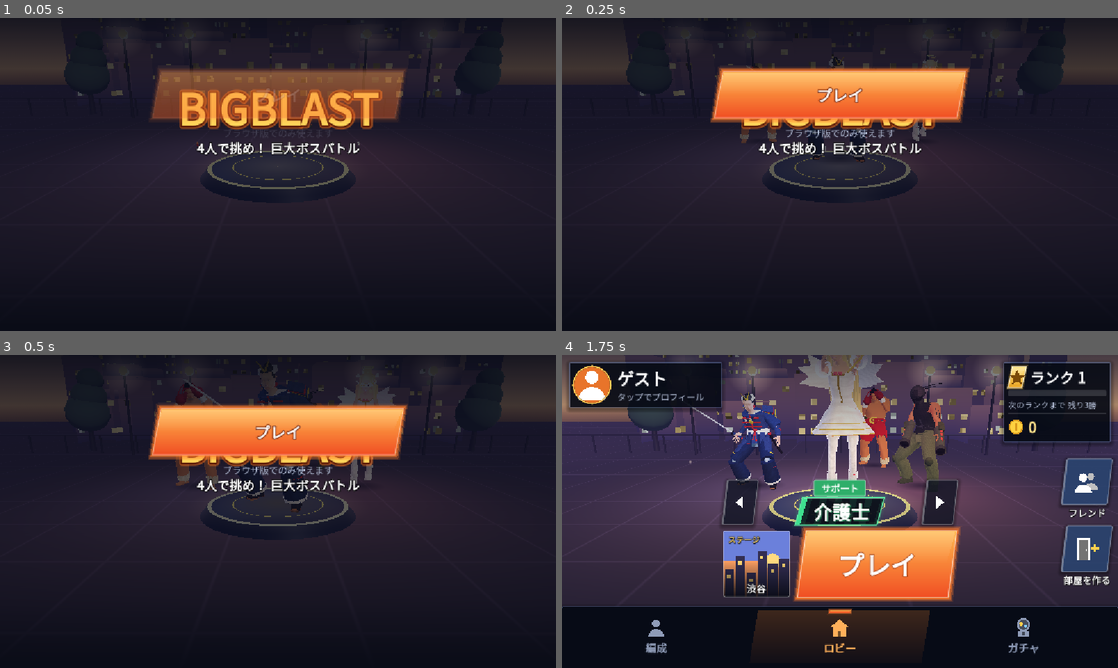
Above: before the commit, frames 1-4 (two rows, left to right).
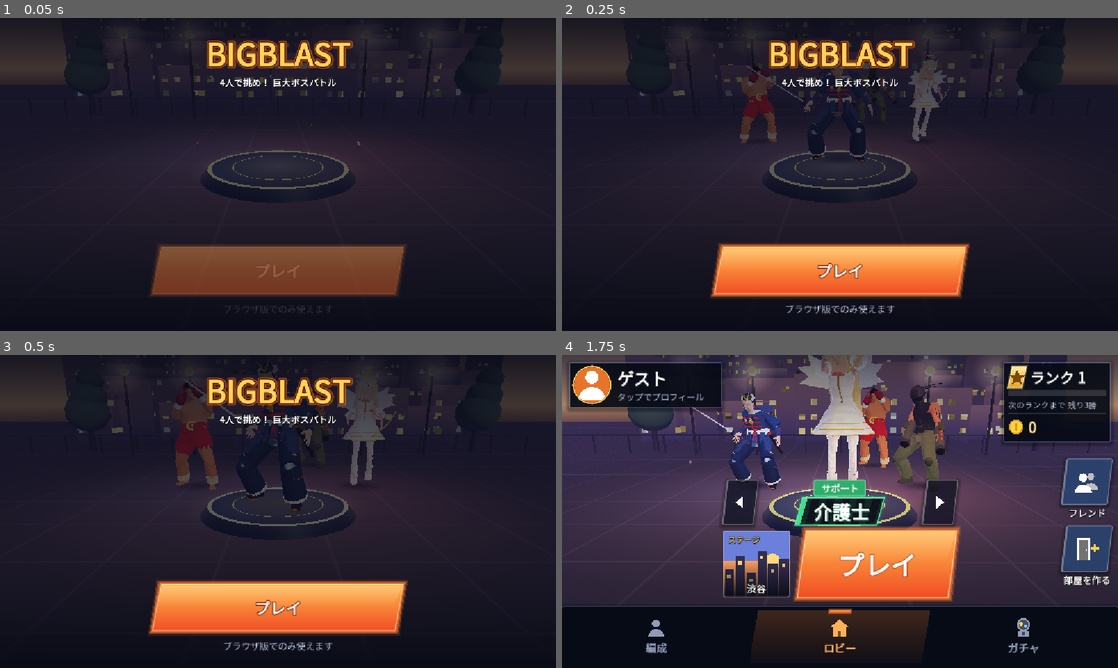
Above: after the commit, the same moments.

Repository: koyoy1016-gif/bigbusters-godot
Game: Godot game, scene res://scenes/game_flow.tscn
Two runs of this game, one before a commit and one after it. Both use one fixed random seed, a clock stepped at 60 frames per second and the inputs below. This scene is started directly instead of the project's main scene.
Inputs (mouse positions are in pixels of both pictures, inside the frame that each line leads up to):
- Up to frame 1 (0.05 s): no input
- Up to frame 2 (0.25 s): no input
- Up to frame 3 (0.5 s): no input
- Up to frame 4 (1.75 s): click "プレイ" at 0.5 s; tap Enter at 1.25 s; move the mouse to (962, 495) at 1.27 s; hold Right from 1.28 s (still down); tap 1 at 1.35 s; click (962, 495) at 1.42 s

The runs differ from the first frame. In frame 1, 18% of the frame differs, in the area x 27-73%, y 7-95%; in frame 2, 20%, in the area x 26-74%, y 7-95%; in frame 3, 20%; in frame 4, nothing differs.

Commit message:
版117：全体の見直し（スティック・結果のタイムとダメージ・横画面のレイアウト）
- スティック：暗い円・輪・4方向の矢じり。動かす向きを役職の色で光らせる
- 結果の画面に TIME と DAMAGE（3けたごとに「,」）
- 横画面：はじめの画面の名前とボタンが重ならないように置き直す。結果・ハイライトなどは画面に入るように小さくする
- テスト：test_v117 を追加。全テスト Godot 93本・Node 67件 合格

Co-Authored-By: Claude Opus 5.5 <noreply@anthropic.com>
Claude-Session: https://claude.ai/code/session_019ynVLQH4f2NxE4DzSCAa6W

Diff:
--- a/data/game_flow.json
+++ b/data/game_flow.json
@@ -439,7 +439,9 @@
     "ready_note": "STARTを押すと、新しい試合が始まります",
     "ready_start": "START",
     "ready_wait": "仲間のSTARTを待っています",
-    "highlight_back": "結果へ戻る"
+    "highlight_back": "結果へ戻る",
+    "result_time": "TIME",
+    "result_damage": "DAMAGE"
   },
   "_room_name_note": "版115：作る人向けのメモ（遊ぶ人には出さない）：部屋の名前・公開／非公開・部屋の一覧は、まだない（サーバーのルールの変更が必要）",
   "v115": {
--- a/data/prototype_stick.json
+++ b/data/prototype_stick.json
@@ -187,7 +187,7 @@
   ],
   "charge_color": "#ff9a20",
   "build_label": "版",
-  "build_id": "116",
+  "build_id": "117",
   "camera_follow": 0.5,
   "camera_follow_per_sec": 6.0,
   "camera_boss_frame": {
@@ -697,5 +697,14 @@
   "toast_revived": "%s 復活！",
   "toast_sec": 1.8,
   "toast_px": 24,
-  "toast_color": "#9fe8ff"
+  "toast_color": "#9fe8ff",
+  "stick_style": {
+    "_note": "版117：スティックの見た目（暗い円・うすい輪・4方向の矢じり・動かしている向きは自分の役職の色で光る）",
+    "base": "#0a0f1c66",
+    "ring": "#c8d4f080",
+    "inner_ring": "#c8d4f026",
+    "chevron": "#c8d4f066",
+    "knob": "#e8eefc",
+    "knob_idle": "#c8d4f0b0"
+  }
 }
--- a/scripts/flow/game_flow.gd
+++ b/scripts/flow/game_flow.gd
@@ -63,6 +63,7 @@
 var highlight_best: Label
 var highlight_role: Control  ## 版113：ベストアタッカーの役職のラベル
 var best_role := {}  ## 版113：ベストアタッカーの役職名と色（戦いを片づける前に控える）{name, color}
+var last_stats := {}  ## 版117：結果に出す、この試合のタイム（秒）と自分の与えたダメージ {sec, damage}
 var highlight_replay: Control
 var highlight_info: Dictionary = {}
 var reward_label: Label
@@ -292,6 +293,7 @@
 	root.add_child(box)
 	layer.add_child(root)
 	panels[panel_name] = root
+	UiKit.fit_center(box, root)  # 版117：横画面でも、はみ出さない
 	return box
 
 
@@ -617,7 +619,7 @@
 			var first := _rewarded_serial != _match_serial
 			if first:
 				_give_reward()
-			result_ui.show_result(last_won, last_reward, selected_character, not highlight_info.is_empty())
+			result_ui.show_result(last_won, last_reward, selected_character, not highlight_info.is_empty(), last_stats)
 			if first and last_reward > 0 and menu_sfx != null:
 				menu_sfx.play("coin")
 		Logic.READY:
@@ -1420,6 +1422,9 @@
 	if battle == null or not is_instance_valid(battle):
 		return
 	highlight_info = battle.highlight_data()
+	if float(battle.round_start_ms) > 0.0:
+		var end_ms := float(battle.round_end_ms) if float(battle.round_end_ms) > 0.0 else float(battle.server_now_ms())
+		last_stats = {"sec": maxf(0.0, end_ms - float(battle.round_start_ms)) / 1000.0, "damage": float(battle.my_hits)}
 	var entries: Array = battle.ranking_entries()
 	if not entries.is_empty():
 		best_text = str(config["highlight_best"]) + "：" + battle.role_name_of(str(entries[0]["slot"])) + " " + str(int(entries[0]["hits"]))
--- a/scripts/flow/result_ui.gd
+++ b/scripts/flow/result_ui.gd
@@ -15,6 +15,7 @@
 var bold: Font
 var result_title: Label
 var coins_label: Label
+var stats_label: Label  ## 版117：タイムと与えたダメージ
 var used_label: Control
 var highlight_button: Button
 var rematch_button: Button
@@ -71,6 +72,7 @@
 	root.add_child(box)
 	f.layer.add_child(root)
 	f.panels[key] = root
+	UiKit.fit_center(box, root)  # 版117：横画面でも、はみ出さない
 	return box
 
 
@@ -98,6 +100,10 @@
 	coins_label.name = "Coins"
 	UiKit.outline(coins_label, 8)
 	r.add_child(coins_label)
+	stats_label = _label("", 26, Color("#dfe6f5"))
+	stats_label.name = "Stats"
+	UiKit.outline(stats_label, 6)
+	r.add_child(stats_label)
 	var used_box := VBoxContainer.new()
 	used_box.add_theme_constant_override("separation", 6)
 	used_box.add_child(_label(str(_v("result_used", "使ったキャラ")), 22, Color("#b9c4dc")))
@@ -138,12 +144,17 @@
 
 
 ## 結果を出す。won：勝ったか。coins：もらったコイン。cid：使ったキャラ。has_highlight：ハイライトの記録があるか
-func show_result(won: bool, coins: int, cid: String, has_highlight: bool) -> void:
+func show_result(won: bool, coins: int, cid: String, has_highlight: bool, stats: Dictionary = {}) -> void:
 	var col := Color(str(_v("result_win_color" if won else "result_lose_color", "#ffd24a")))
 	result_title.text = str(_v("result_win" if won else "result_lose", "VICTORY" if won else "DEFEAT"))
 	result_title.add_theme_color_override("font_color", col)
 	result_title.add_theme_color_override("font_shadow_color", Color(col.r, col.g, col.b, 0.5))
 	coins_label.text = "+%d %s" % [coins, str(_v("result_coins", "COINS"))]
+	# 版117：タイム 1:23　ダメージ 1,234（記録がなければ出さない）
+	stats_label.visible = not stats.is_empty()
+	if not stats.is_empty():
+		var sec := int(float(stats.get("sec", 0.0)))
+		stats_label.text = "%s %d:%02d　　%s %s" % [str(_v("result_time", "TIME")), sec / 60, sec % 60, str(_v("result_damage", "DAMAGE")), _comma(int(float(stats.get("damage", 0.0))))]
 	var def := CharacterData.find(f.characters_cfg, cid)
 	used_label.text = str(def.get("name", ""))
 	used_label.color = Color(str(def.get("role_color", "#ffffff")))
@@ -188,3 +199,13 @@
 		_start_tween.kill()
 	_start_tween = null
 	start_button.modulate = Color.WHITE
+
+
+## 版117：3けたごとに「,」（1234 → 1,234）
+static func _comma(n: int) -> String:
+	var s := str(absi(n))
+	var out := ""
+	while s.length() > 3:
+		out = "," + s.right(3) + out
+		s = s.left(s.length() - 3)
+	return ("-" if n < 0 else "") + s + out
--- a/scripts/flow/start_ui.gd
+++ b/scripts/flow/start_ui.gd
@@ -78,6 +78,30 @@
 		holder.scale = Vector2(0.96, 0.96))
 	b.button_up.connect(func(): holder.scale = Vector2.ONE)
 	return [holder, b]
+
+
+## 版117：名前（上）とボタン（下）を置く。たて：名前は上から10%・ボタンは下から60。横：名前は小さく上に・ボタンは下に。重なる時は名前を小さく
+func layout() -> void:
+	if root == null or buttons_col == null:
+		return
+	var sz := root.size
+	if sz.x <= 1.0 or sz.y <= 1.0:
+		return
+	var land := sz.x > sz.y
+	var logo := root.get_node_or_null("Logo") as Control
+	var cs := buttons_col.get_combined_minimum_size()
+	buttons_col.size = cs
+	buttons_col.position = Vector2((sz.x - cs.x) * 0.5, sz.y - cs.y - (32.0 if land else 60.0))
+	if logo == null:
+		return
+	var ls := logo.get_combined_minimum_size()
+	logo.size = ls
+	var top_y := sz.y * (0.04 if land else 0.1)
+	var room := buttons_col.position.y - 16.0 - top_y
+	var k := clampf(room / maxf(ls.y, 1.0), 0.45, 0.72 if land else 1.0)
+	logo.pivot_offset = Vector2(ls.x * 0.5, 0.0)
+	logo.scale = Vector2(k, k)
+	logo.position = Vector2((sz.x - ls.x) * 0.5, top_y)
 
 
 func build() -> void:
@@ -135,6 +159,11 @@
 	col.set_anchors_and_offsets_preset(Control.PRESET_CENTER_BOTTOM, Control.PRESET_MODE_MINSIZE)
 	col.grow_vertical = Control.GROW_DIRECTION_BEGIN
 	col.position.y -= 60
+	# 版117：画面の大きさ・向きが変わった時と、ボタンの数が変わった時に、置き直す（横画面で、名前とボタンが重なっていた）
+	root.resized.connect(layout)
+	col.minimum_size_changed.connect(layout)
+	top.minimum_size_changed.connect(layout)
+	layout.call_deferred()
 	_build_guest_confirm()
 
 
--- a/scripts/prototype/battle_hud.gd
+++ b/scripts/prototype/battle_hud.gd
@@ -79,8 +79,26 @@
 	var button_text := _cc("button_text_color")
 	var r := float(b.config["stick_radius_px"])
 	var c := _stick_center(screen)
-	b.overlay.draw_circle(c, r, _cc("stick_base_color"))
-	b.overlay.draw_circle(c + b.stick_vec * r, r * 0.4, _cc("stick_knob_color"))
+	# 版117：スティック（暗い円・うすい輪・4方向の小さな矢じり・動かしている時は、その向きの輪が自分の役職の色で光る）
+	var stc: Dictionary = b.config.get("stick_style", {})
+	var accent := _my_accent()
+	var active := b.stick_vec.length() > 0.1
+	b.overlay.draw_circle(c, r, Color(str(stc.get("base", "#0a0f1c66"))))
+	b.overlay.draw_arc(c, r, 0.0, TAU, 48, Color(str(stc.get("ring", "#c8d4f080"))), 2.0, true)
+	b.overlay.draw_arc(c, r * 0.62, 0.0, TAU, 40, Color(str(stc.get("inner_ring", "#c8d4f026"))), 1.5, true)
+	for i in 4:
+		var ang := PI * 0.5 * float(i)
+		var dir := Vector2(cos(ang), sin(ang))
+		var tip := c + dir * (r - 10.0)
+		var side := Vector2(-dir.y, dir.x) * 7.0
+		b.overlay.draw_colored_polygon(PackedVector2Array([tip, tip - dir * 9.0 + side, tip - dir * 9.0 - side]), Color(str(stc.get("chevron", "#c8d4f066"))))
+	if active:
+		var a0 := b.stick_vec.angle()
+		b.overlay.draw_arc(c, r, a0 - 0.55, a0 + 0.55, 16, Color(accent.r, accent.g, accent.b, 0.9), 5.0, true)
+	var kp := c + b.stick_vec * r
+	var kr := r * 0.4
+	b.overlay.draw_circle(kp, kr, Color(str(stc.get("knob", "#e8eefc"))) if active else Color(str(stc.get("knob_idle", "#c8d4f0b0"))))
+	b.overlay.draw_arc(kp, kr, 0.0, TAU, 32, Color(accent.r, accent.g, accent.b, 0.95 if active else 0.5), 3.0, true)
 
 	_draw_buttons(screen)
 
--- a/scripts/ui/ui_kit.gd
+++ b/scripts/ui/ui_kit.gd
@@ -210,3 +210,24 @@
 	sb.shadow_size = 8
 	sb.set_content_margin_all(18)
 	return sb
+
+
+## 版117：まん中に並べた入れ物（box）が、画面（root）に入らない時は、まん中を中心に小さくする（横画面で、結果やハイライトの下が切れていた）。
+## 画面の大きさ・中身の大きさが変わった時に、決め直す
+static func fit_center(box: Control, root: Control, margin: float = 16.0) -> void:
+	box.grow_vertical = Control.GROW_DIRECTION_BOTH
+	box.grow_horizontal = Control.GROW_DIRECTION_BOTH
+	var f := func() -> void:
+		if not is_instance_valid(box) or not is_instance_valid(root) or not box.is_inside_tree():
+			return  # 画面を片づけたあと（遅れて呼ばれた時）
+		var ms := box.get_combined_minimum_size()
+		var avail := root.size - Vector2(margin, margin) * 2.0
+		if ms.x <= 0.0 or ms.y <= 0.0 or avail.x <= 0.0 or avail.y <= 0.0:
+			return
+		var k := minf(1.0, minf(avail.x / ms.x, avail.y / ms.y))
+		box.pivot_offset = box.size * 0.5
+		box.scale = Vector2(k, k)
+	root.resized.connect(f)
+	box.minimum_size_changed.connect(f)
+	box.resized.connect(f)
+	f.call_deferred()
--- /dev/null
+++ b/tests/test_v117.gd
@@ -0,0 +1,89 @@
+extends SceneTree
+## 実行: godot --headless --path . --script res://tests/test_v117.gd
+## 版117：全体の見直し。結果にタイムとダメージ・横画面のはじめの画面（名前とボタンが重ならない）・横画面で結果やハイライトがはみ出さない・スティックの見た目。
+
+const Flow := preload("res://scripts/flow/game_flow.gd")
+const Logic := preload("res://scripts/flow/flow_logic.gd")
+const ResultUI := preload("res://scripts/flow/result_ui.gd")
+const SCENE := "res://scenes/game_flow.tscn"
+const UiKit := preload("res://scripts/ui/ui_kit.gd")
+var failures := 0
+
+
+func check(cond: bool, msg: String) -> void:
+	print(("OK   " if cond else "FAIL ") + msg)
+	if not cond:
+		failures += 1
+
+
+func _initialize() -> void:
+	check(ResultUI._comma(1234) == "1,234" and ResultUI._comma(12) == "12" and ResultUI._comma(1234567) == "1,234,567", "数字に3けたごとの「,」")
+	var st: Dictionary = (JSON.parse_string(FileAccess.get_file_as_string("res://data/prototype_stick.json")) as Dictionary).get("stick_style", {})
+	check(st.has("ring") and st.has("knob"), "スティックの見た目の設定（暗い円・輪・つまみ）")
+
+	var flow: Node = (load(SCENE) as PackedScene).instantiate()
+	flow.config = Flow.load_config()
+	flow.config["save_path"] = "user://test_v117_save.json"
+	flow.config["ai_picks_path"] = "user://test_v117_ai.json"
+	DirAccess.remove_absolute(ProjectSettings.globalize_path("user://test_v117_save.json"))
+	root.add_child(flow)
+	if flow.panels.is_empty():
+		flow._ready()
+
+	# ---- 1. 結果：タイムとダメージ ----
+	flow.goto(Logic.LOBBY)
+	flow.last_stats = {"sec": 95.4, "damage": 1234.6}
+	flow._on_round_ended(true)
+	flow.goto(Logic.REWARD)
+	var sl: Label = flow.result_ui.stats_label
+	check(sl.visible and sl.text.contains("1:35") and sl.text.contains("1,234"), "結果に、タイムとダメージ（%s）" % sl.text)
+	flow.last_stats = {}
+	flow.goto(Logic.LOBBY)
+	flow._on_round_ended(false)
+	flow.goto(Logic.REWARD)
+	check(not flow.result_ui.stats_label.visible, "記録がなければ、タイムとダメージは出さない")
+
+	# ---- 2. 横画面：はじめの画面の名前とボタンが重ならない・画面の中 ----
+	for sz in [Vector2(1152, 648), Vector2(648, 1152), Vector2(1402, 648)]:
+		var r: Control = flow.panels[Logic.START]
+		r.size = sz
+		flow.start_ui.layout()
+		var logo := r.get_node("Logo") as Control
+		var lr := Rect2(logo.position, logo.size * logo.scale)
+		var br := Rect2(flow.start_ui.buttons_col.position, flow.start_ui.buttons_col.size)
+		check(lr.end.y <= br.position.y + 1.0 and lr.position.y >= 0.0 and br.end.y <= sz.y + 1.0, "%s：名前（上）とボタン（下）が重ならない・画面の中" % str(sz))
+
+	# ---- 3. 横画面：まん中に並べた画面（結果・ハイライト）が、はみ出さない（小さくして入れる）----
+	var rr := Control.new()
+	rr.size = Vector2(1152, 648)
+	root.add_child(rr)
+	var box := VBoxContainer.new()
+	box.set_anchors_preset(Control.PRESET_FULL_RECT)
+	box.alignment = BoxContainer.ALIGNMENT_CENTER
+	for k in 6:
+		var c := Control.new()
+		c.custom_minimum_size = Vector2(500, 150)
+		box.add_child(c)
+	rr.add_child(box)
+	UiKit.fit_center(box, rr)
+	for k in 4:
+		await process_frame
+	var need := box.get_combined_minimum_size().y * box.scale.y
+	check(box.scale.y < 1.0 and need <= 648.0 + 1.0, "横画面：中身（%.0f px）が高すぎる時は、小さくして入れる（%.2f 倍）" % [box.get_combined_minimum_size().y, box.scale.y])
+	rr.size = Vector2(648, 1152)
+	for k in 3:
+		await process_frame
+	check(is_equal_approx(box.scale.y, 1.0), "たて画面で入る時は、そのままの大きさ（%.2f 倍）" % box.scale.y)
+	rr.queue_free()
+	var reward_root: Control = flow.panels[Logic.REWARD]
+	var has_fit := false
+	for c in reward_root.get_children():
+		if c is VBoxContainer and (c as Control).grow_vertical == Control.GROW_DIRECTION_BOTH:
+			has_fit = true
+	check(has_fit, "結果の画面は、画面に入るように小さくするしくみを使う")
+	root.remove_child(flow)
+	flow.free()
+	DirAccess.remove_absolute(ProjectSettings.globalize_path("user://test_v117_save.json"))
+	DirAccess.remove_absolute(ProjectSettings.globalize_path("user://test_v117_ai.json"))
+	print("失敗: %d" % failures)
+	quit(1 if failures > 0 else 0)
--- a/tools/shot_lobby.gd
+++ b/tools/shot_lobby.gd
@@ -78,6 +78,7 @@
 			flow._match_serial += 1
 			flow.last_won = mode == "result_win"
 			flow.highlight_info = {"points": []} if mode == "result_win" else {}
+			flow.last_stats = {"sec": 95.0, "damage": 1234.0}  # 版117：写真のための、タイムとダメージ
 			flow.goto("reward")
 		"ready":
 			flow.goto("rematch_ready")
Not shown, added: tests/test_v117.gd.uid
Not shown, changed: NOTES.md
Not shown, added: docs/version117.md
